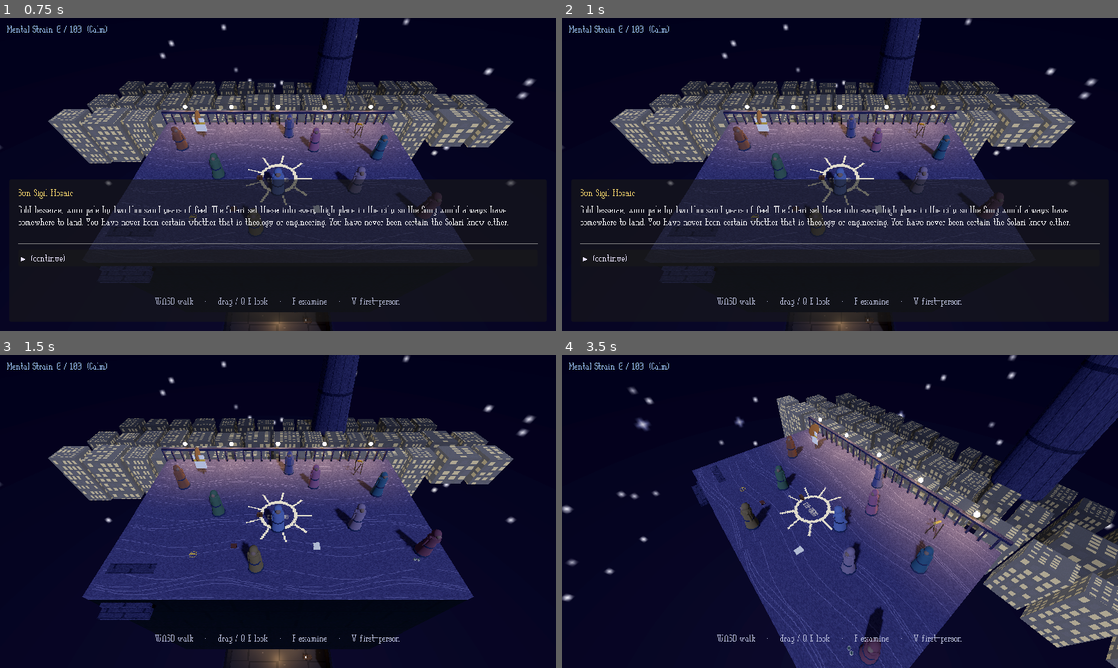
Above: before the commit, frames 1-4 (two rows, left to right).
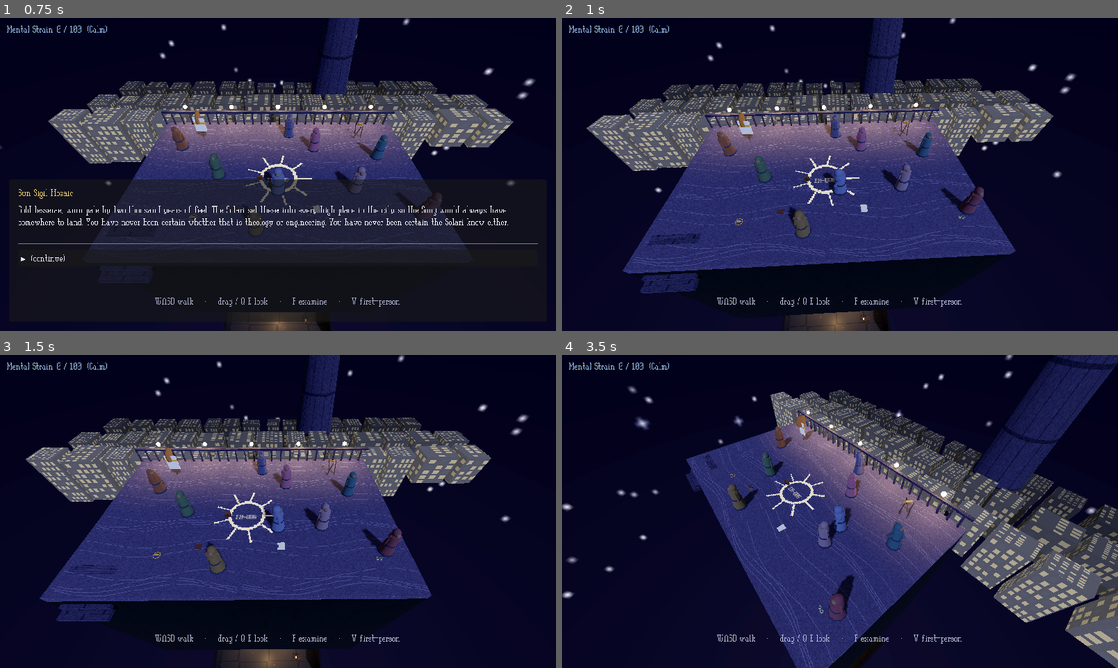
Above: after the commit, the same moments.

Repository: smile88/KAYOS-NoS-v0-1-0
Game: Godot game, scene res://threed/ColdOpen3D.tscn
Same seed, same stepped clock (60 frames per second), same inputs: the game is played once before the commit and once after it.
Inputs (mouse positions are in pixels of both pictures, inside the frame that each line leads up to):
- Up to frame 1 (0.75 s): tap Enter (ui_accept) at 0.5 s; move the mouse to (400, 158) at 0.52 s; hold D (move_right) from 0.53 s (still down); hold F (interact) from 0.53 s (still down); click (400, 158) at 0.67 s
- Up to frame 2 (1 s): keep holding D (move_right); keep holding F (interact); tap Enter (ui_accept) at 0.77, 0.8 s
- Up to frame 3 (1.5 s): tap Enter (ui_accept) at 1.07 s; release D (move_right) at 1.25 s; release F (interact) at 1.25 s; click (278, 596) at 1.25 s, where only the run before the commit has a clickable "▸ (continue)"
- Up to frame 4 (3.5 s): drag from (728, 527) to (812, 574) at 2.02 s; move the mouse to (895, 442) at 2.77 s; hold D (move_right) from 2.78 s (still down); hold Q (cam_left) from 2.78 s (still down); tap Enter (ui_accept) at 3.05 s

Frame 1 is identical in both runs. In frame 2, 32% of the frame differs, in the area x 0-97%, y 0-100%; in frame 3, 21%; in frame 4, 25%.

Commit message:
Dialogue: keyboard-drive choices — W/S to move, F to select
The dialogue panel now plays on the same keys as the rest of the game: W/S (or
up/down) move the highlight through the options and F (or Space/Enter) selects.
The selected option is caret-marked and brightened, others dimmed; locked options
are shown but skipped by navigation. Verified via a 5-case input-driven test.

Co-Authored-By: Claude Opus 4.8 <noreply@anthropic.com>
Claude-Session: https://claude.ai/code/session_01X9vNy1Aw7PpCANN2SM3CVT

Diff:
--- a/godot/ui/DialogueUI.gd
+++ b/godot/ui/DialogueUI.gd
@@ -17,6 +17,12 @@
 ## Portrait id (e.g. "PO-005") -> texture path. Cleaned art dropped into art/portraits/ wins
 ## over art/placeholders/ automatically — name the file with the PO-### id as its prefix.
 var _portrait_index: Dictionary = {}
+
+## The keyboard-navigable choice buttons (enabled only; locked options are shown but skipped) and the
+## currently highlighted one. Driven by W/S (or up/down) to move and F (or Space/Enter) to select, so
+## a conversation is played entirely on the same keys as the rest of the game.
+var _nav_buttons: Array[Button] = []
+var _sel := 0
 
 
 func _ready() -> void:
@@ -59,8 +65,11 @@
 func _on_choices(list: Array) -> void:
 	for c in choices.get_children():
 		c.queue_free()
+	_nav_buttons.clear()
+	_sel = 0
 	if list.is_empty():
-		_add_button("▸  (continue)", COL_NORMAL, true, func(): DialogueManager.advance())
+		_add_button("(continue)", COL_NORMAL, true, func(): DialogueManager.advance())
+		_update_selection()
 		return
 	for entry in list:
 		var label: String = entry["text"]
@@ -77,17 +86,53 @@
 				col = COL_GOLD
 		var idx: int = entry["index"]
 		_add_button(label, col, entry["enabled"], func(): DialogueManager.choose(idx))
+	_update_selection()
 
 
 func _add_button(text: String, col: Color, enabled: bool, on_press: Callable) -> void:
 	var b := Button.new()
+	b.set_meta("base_text", text)
 	b.text = text
 	b.disabled = not enabled
 	b.add_theme_color_override("font_color", col)
 	b.alignment = HORIZONTAL_ALIGNMENT_LEFT
+	b.focus_mode = Control.FOCUS_NONE   # we drive selection ourselves, no click-focus surprises
 	if enabled:
 		b.pressed.connect(on_press)
+		_nav_buttons.append(b)
 	choices.add_child(b)
+
+
+## Keyboard-drive the choice list: W / up move the highlight up, S / down move it down, F / Space /
+## Enter select. Active only while a conversation panel is open, so it never touches world movement
+## (the player is frozen during dialogue anyway).
+func _unhandled_input(event: InputEvent) -> void:
+	if not panel.visible or _nav_buttons.is_empty():
+		return
+	if event.is_action_pressed("move_up") or event.is_action_pressed("ui_up"):
+		_move_sel(-1)
+	elif event.is_action_pressed("move_down") or event.is_action_pressed("ui_down"):
+		_move_sel(1)
+	elif event.is_action_pressed("interact") or event.is_action_pressed("ui_accept"):
+		_nav_buttons[_sel].pressed.emit()
+	else:
+		return
+	get_viewport().set_input_as_handled()
+
+
+func _move_sel(dir: int) -> void:
+	var n := _nav_buttons.size()
+	_sel = (_sel + dir + n) % n
+	_update_selection()
+
+
+## Highlight the selected option (bright; others dimmed) and mark it with a caret.
+func _update_selection() -> void:
+	for i in _nav_buttons.size():
+		var b := _nav_buttons[i]
+		var sel := (i == _sel)
+		b.text = ("▸  " if sel else "    ") + String(b.get_meta("base_text"))
+		b.modulate.a = 1.0 if sel else 0.55
 
 
 func _refresh_strain() -> void:
